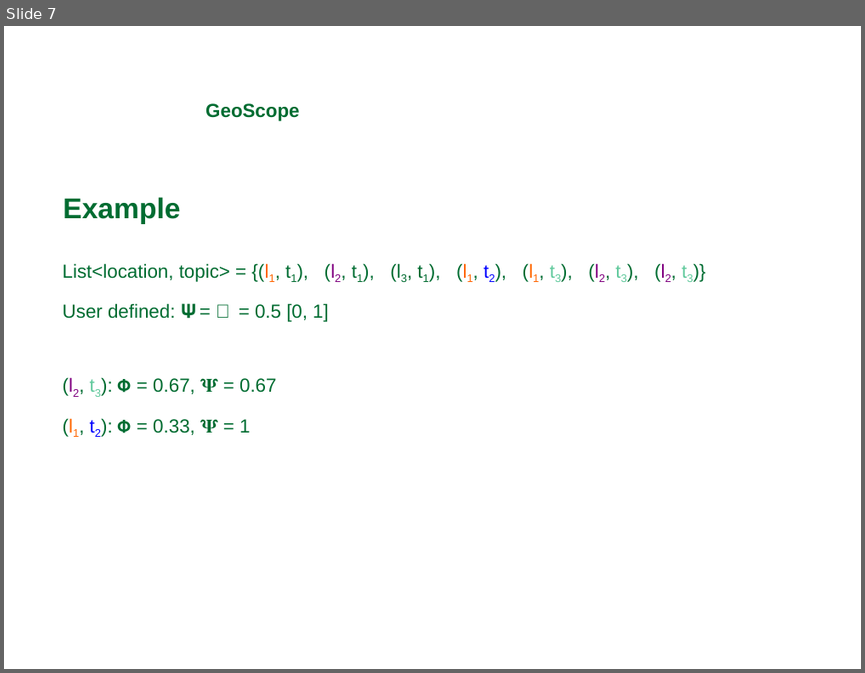
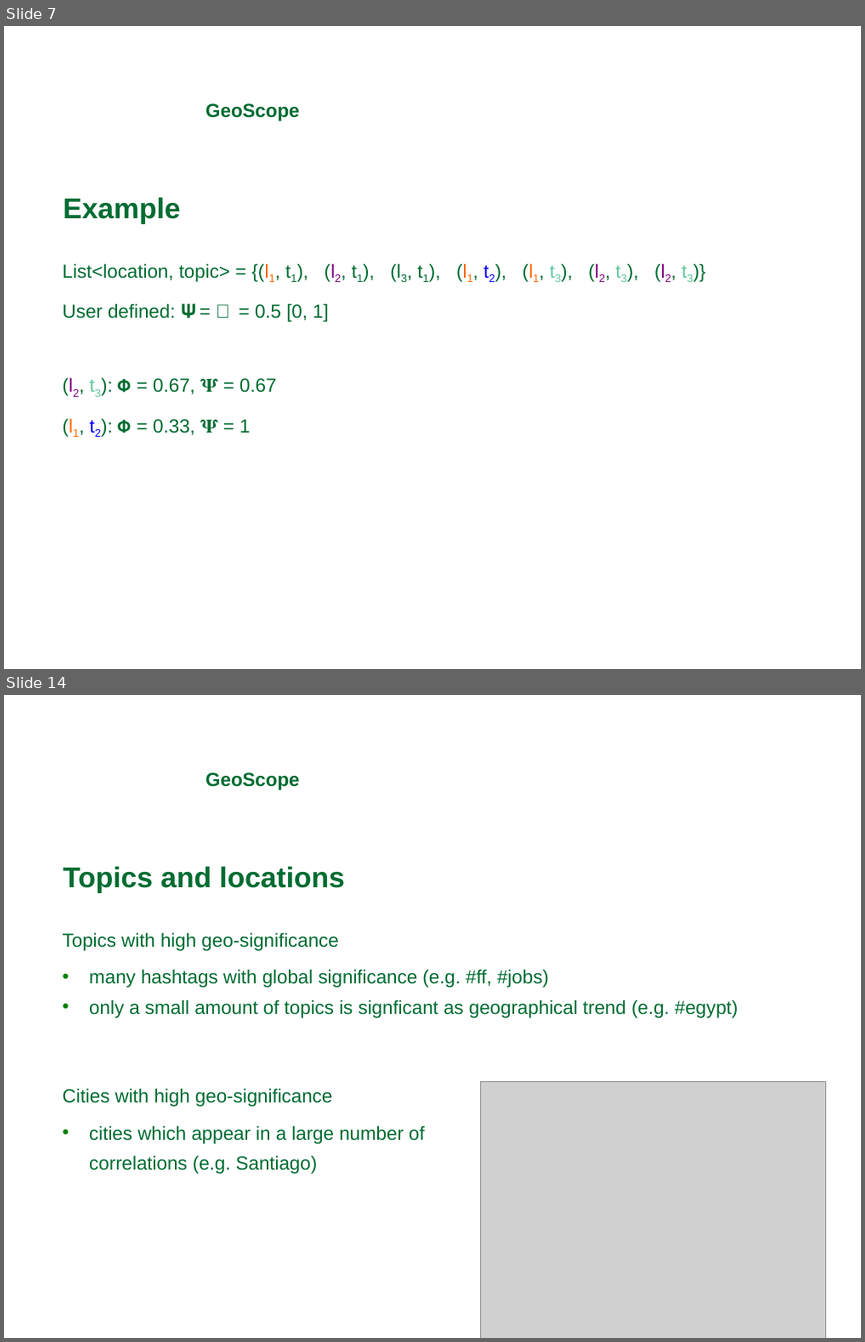
Before and after one commit to michaelprummer/datascience, a slide deck: GeoScope/DataScience1.ppt. Shown one above the other, each under a label of ours: slide 7 before the commit, slides 7 and 14 after it; the slides between them are not shown. The pictures are 865x673 and 865x1342 pixels, drawn with LibreOffice and Linux fonts; fonts in the diff are those of the drawing; grey boxes stand for pictures; background and template pictures are left out. Boxes give left, top, right and bottom in pixels: in the first picture for what was removed or moved away, otherwise in the second. Text is boxed around its words. In the diff, an @@ line names an element or a change of style, - is before the commit and + after.

```diff
--- a/GeoScope/DataScience1.ppt
+++ b/GeoScope/DataScience1.ppt
@@ slide 14 added at bbox=[4, 695, 861, 1338], background picture (left out) @@
@@ text added at bbox=[205, 772, 299, 790], 16 pt, text #006C31, bold @@
+GeoScope
@@ text added at bbox=[63, 866, 344, 893], 24 pt, text #006C31, bold @@
+Topics and locations
@@ text added at bbox=[63, 932, 738, 1174], 16 pt, text #006C31 @@
+Topics with high geo-significance
+• many hashtags with global significance (e.g. #ff, #jobs)
+• only a small amount of topics is signficant as geographical trend (e.g. #egypt)
+Cities with high geo-significance
+• cities which appear in a large number of
+correlations (e.g. Santiago)
@@ picture added at bbox=[480, 1082, 826, 1338] @@
```
Also in this commit, not shown: 7 slides changed, 7 other slides added, 1 slide removed.
